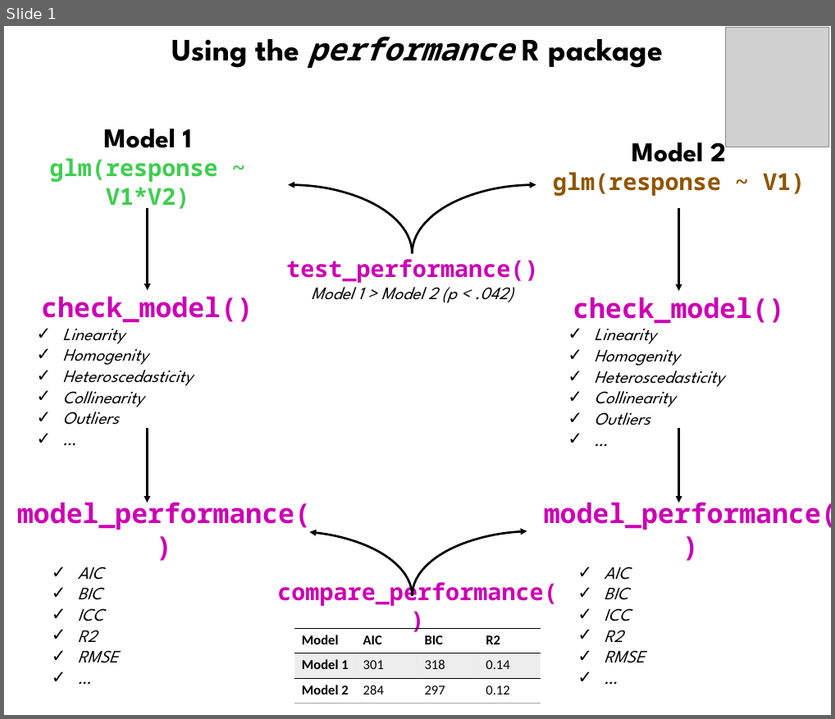
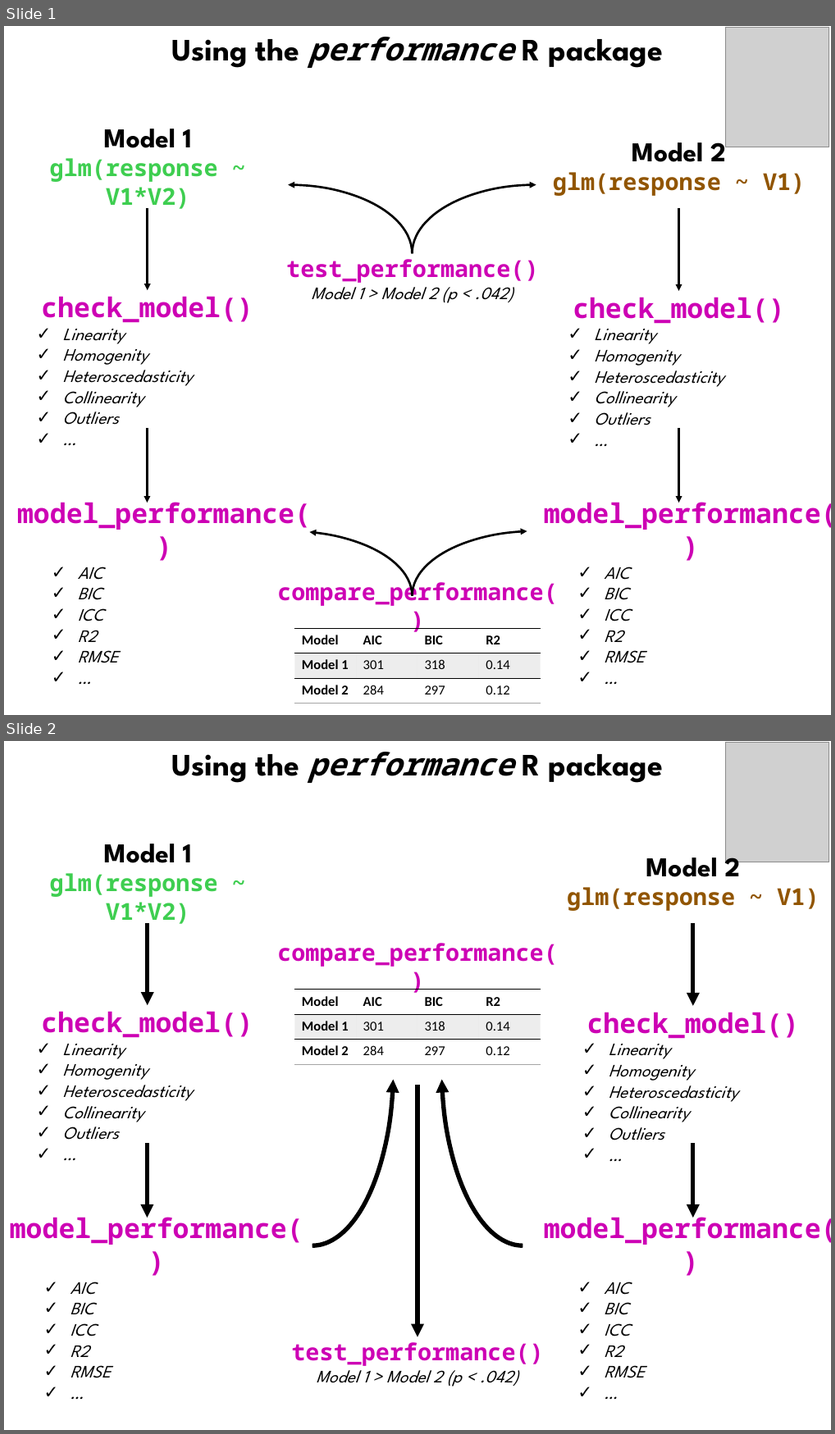
Before and after one commit to easystats/performance, a slide deck: paper/figures.pptx. Shown one above the other, each under a label of ours: slide 1 before the commit, slides 1 and 2 after it. The pictures are 835x719 and 835x1434 pixels, drawn with LibreOffice and Linux fonts; fonts in the diff are those of the drawing; grey boxes stand for pictures. Boxes give left, top, right and bottom in pixels: in the first picture for what was removed or moved away, otherwise in the second. Text is boxed around its words. In the diff, an @@ line names an element or a change of style, - is before the commit and + after.

```diff
--- a/paper/figures.pptx
+++ b/paper/figures.pptx
@@ slide 2 added at box(4, 741, 831, 1430), background #FFFFFF @@
@@ text added at box(172, 752, 662, 783), 32 pt, text #000000, bold @@
+Using the performance R package
@@ picture added at box(726, 743, 828, 862) @@
@@ text added at box(50, 843, 218, 926), 24 pt, text #3ECE50, bold @@
+Model 1
+glm(response ~ V1*V2)
@@ text added at box(567, 848, 818, 911), 24 pt, text #915500, bold @@
+Model 2
+glm(response ~ V1)
@@ arc (boxed as its full ellipse) added at box(230, 890, 393, 1245), outline #000000 4.5 pt @@
@@ arc (boxed as its full ellipse) added at box(441, 890, 603, 1245), outline #000000 4.5 pt @@
@@ arrow added from (148, 923) to (148, 1006), #000000 4.5 pt @@
@@ arrow added from (693, 923) to (693, 1006), #000000 4.5 pt @@
@@ text added at box(277, 943, 558, 967), 24 pt, text #CD00B4, bold @@
+compare_performance()
@@ text added at box(41, 1011, 252, 1140), 18 pt, text #000000, italic @@
+check_model()
+✓ Linearity
+✓ Homogenity
+✓ Heteroscedasticity
+✓ Collinearity
+✓ Outliers
+✓ …
@@ table added at box(294, 989, 541, 1064), 3 rows, 4 columns @@
+Model | AIC | BIC | R2
+Model 1 | 301 | 318 | 0.14
+Model 2 | 284 | 297 | 0.12
@@ text added at box(587, 1012, 799, 1140), 18 pt, text #000000, italic @@
+check_model()
+✓ Linearity
+✓ Homogenity
+✓ Heteroscedasticity
+✓ Collinearity
+✓ Outliers
+✓ …
@@ arrow added from (417, 1085) to (417, 1336), #000000 4.5 pt @@
@@ arrow added from (147, 1143) to (147, 1217), #000000 4.5 pt @@
@@ arrow added from (693, 1143) to (693, 1217), #000000 4.5 pt @@
@@ text added at box(10, 1213, 303, 1378), 28 pt, text #CD00B4, bold @@
+model_performance()
+  ✓ AIC
+  ✓ BIC
+  ✓ ICC
+  ✓ R2
+  ✓ RMSE
+  ✓ …
@@ text added at box(544, 1213, 831, 1378), 28 pt, text #CD00B4, bold @@
+model_performance()
+  ✓ AIC
+  ✓ BIC
+  ✓ ICC
+  ✓ R2
+  ✓ RMSE
+  ✓ …
@@ text added at box(291, 1342, 543, 1386), 18 pt, text #000000, italic @@
+test_performance()
+Model 1 > Model 2 (p < .042)
```
Also in this commit, not shown: 1 other file.
